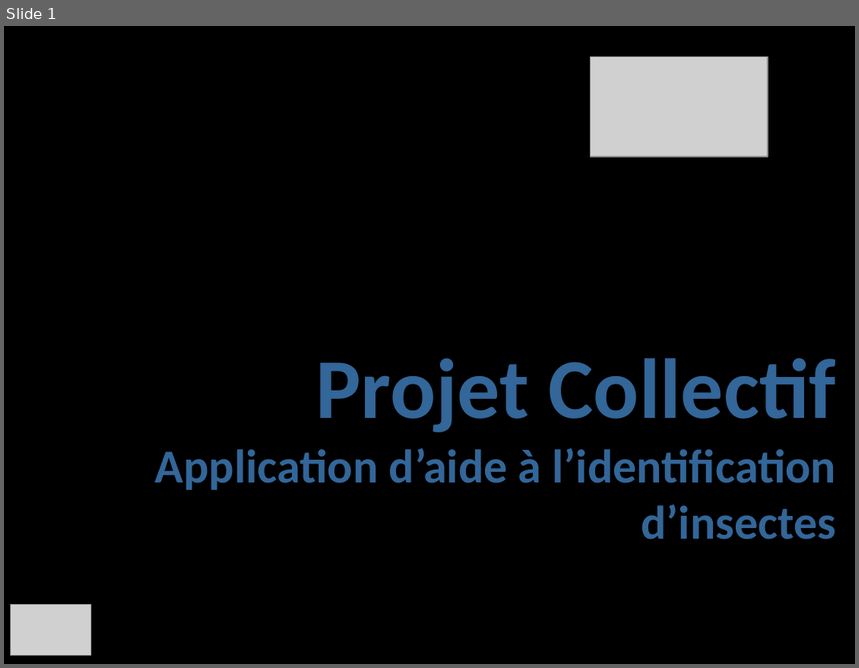
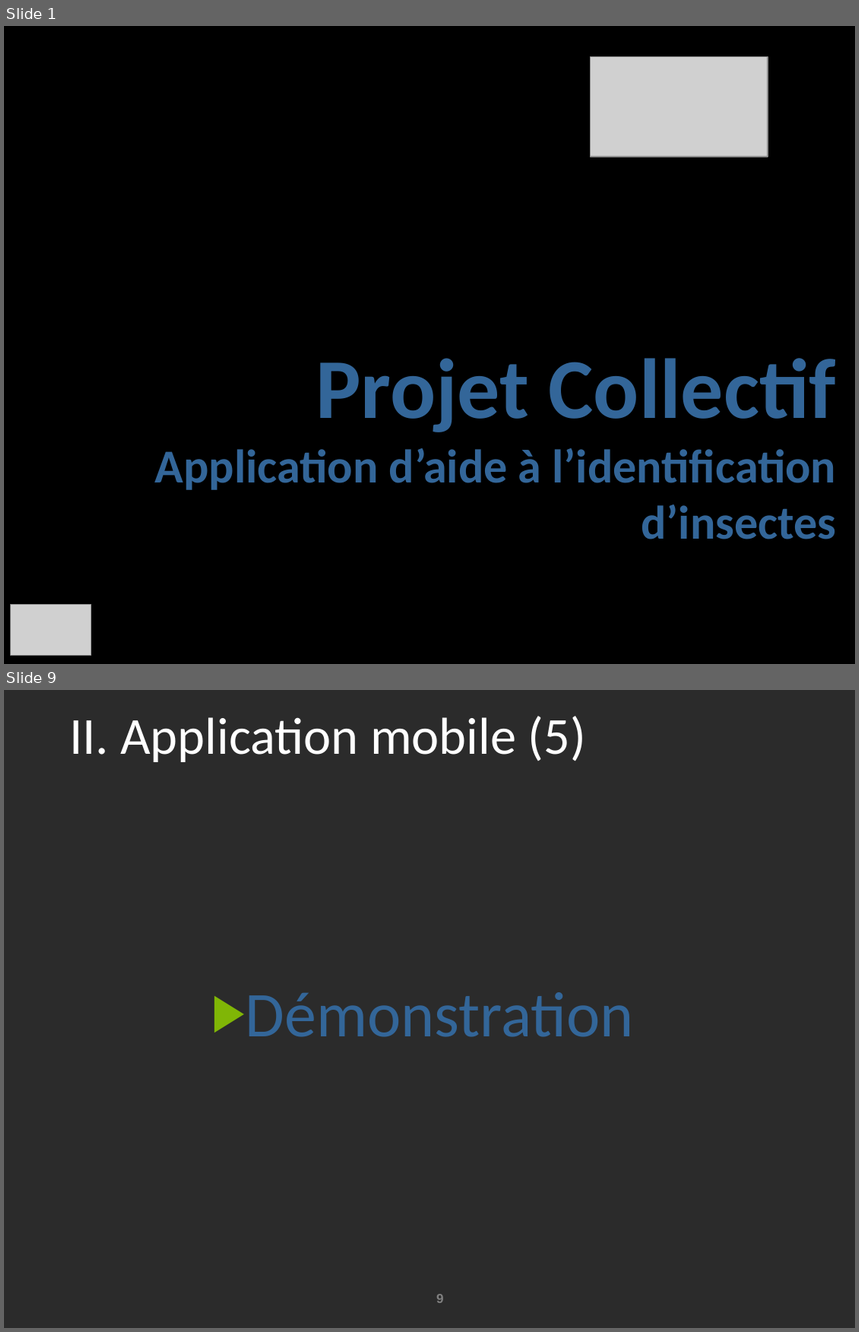
Before and after one commit to AnceretMatthieu/bebete, a slide deck: Soutenance/soutenance-projet-co.pptx. Shown one above the other, each under a label of ours: slide 1 before the commit, slides 1 and 9 after it; the slides between them are not shown. The pictures are 859x668 and 859x1332 pixels, drawn with LibreOffice and Linux fonts; fonts in the diff are those of the drawing; grey boxes stand for pictures; background and template pictures are left out; a plain dark background stands for a picture behind light text. Boxes give left, top, right and bottom in pixels: in the first picture for what was removed or moved away, otherwise in the second. Text is boxed around its words. In the diff, an @@ line names an element or a change of style, - is before the commit and + after.

```diff
--- a/Soutenance/soutenance-projet-co.pptx
+++ b/Soutenance/soutenance-projet-co.pptx
@@ slide 9 added at [4,690,855,1328], background picture (left out) @@
@@ title added at [69,716,586,762], 44 pt, text #FFFFFF @@
+II. Application mobile (5)
@@ text added at [246,992,634,1037], 54 pt, text #336699 @@
+▶ Démonstration
@@ page number added at [436,1294,444,1303], 11 pt, text #808080, bold @@
+9
```
Also in this commit, not shown: 5 slides changed, 10 other slides added, 2 slides removed.
